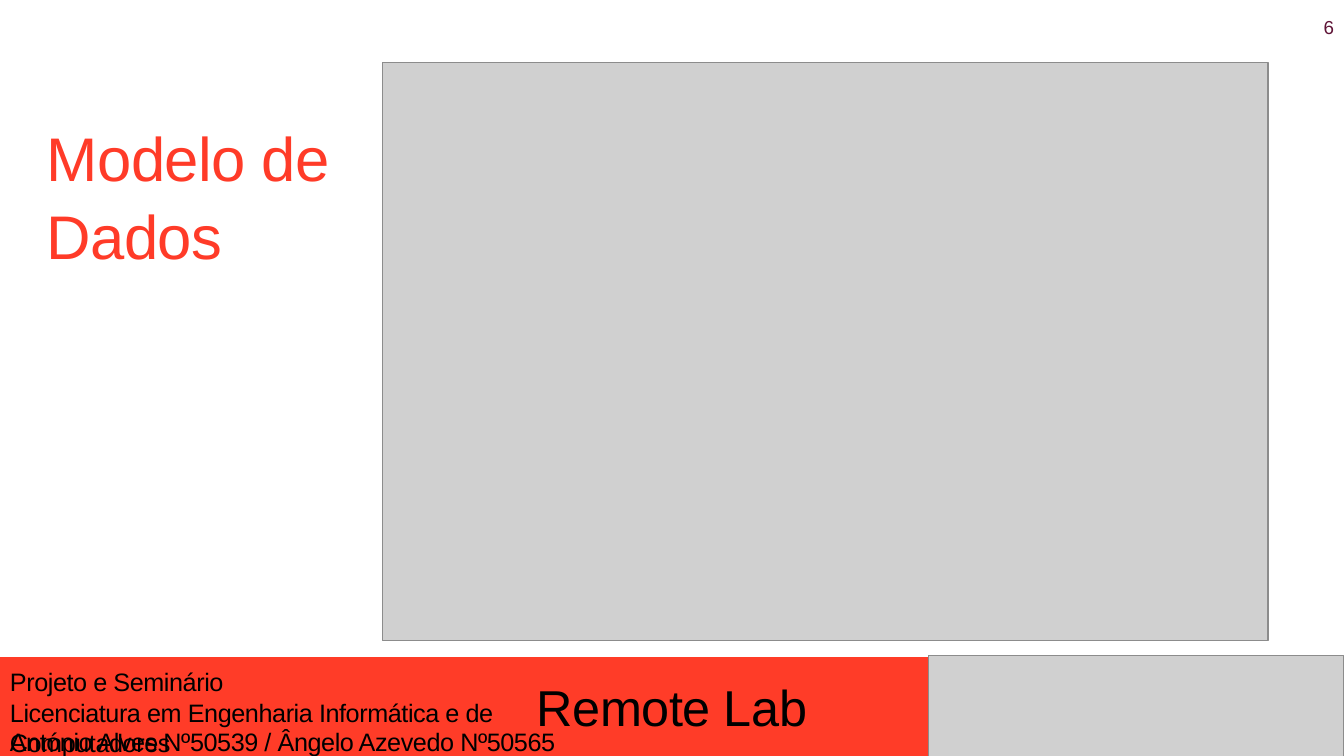
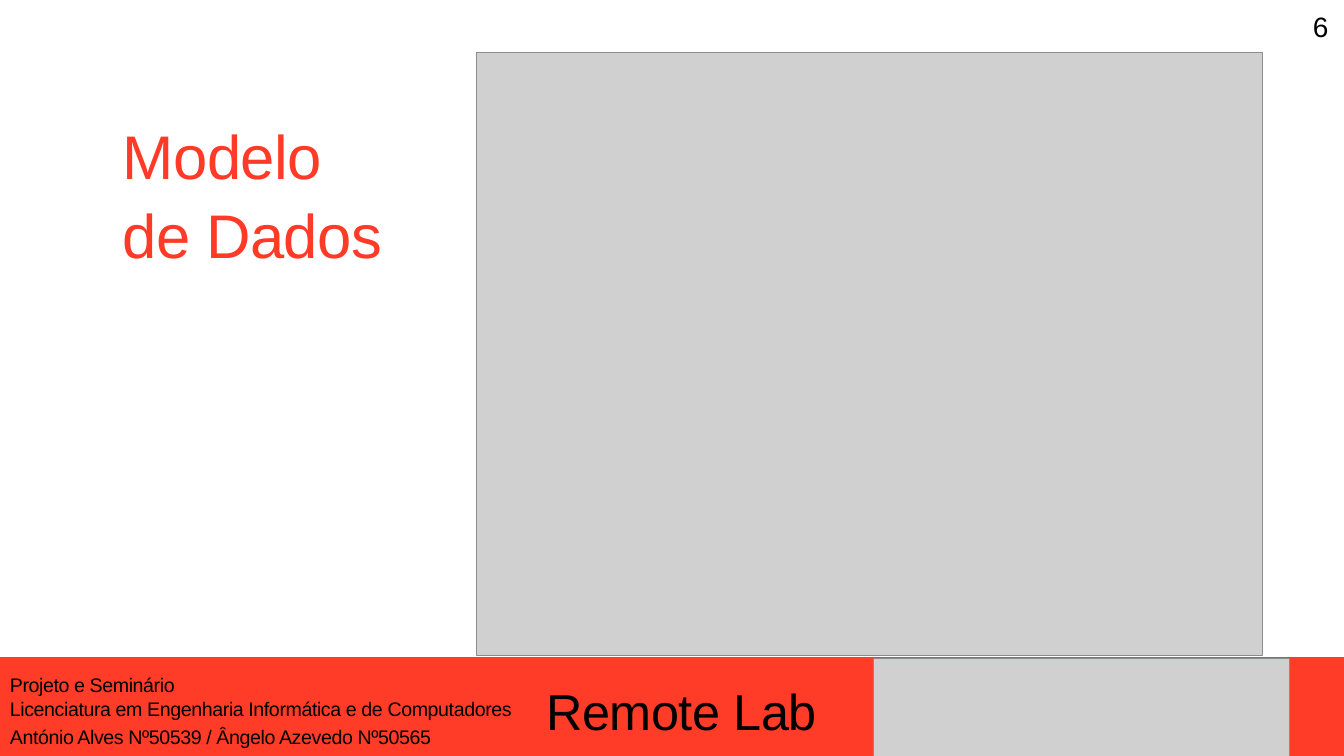
Before and after one commit to isel-remote-lab/documentation, a slide deck: slide 6 of img/ApresentacaoProgressoRL.pptx. Drawn at 1344x756 pixels with LibreOffice and Linux fonts; fonts in the diff are those of the drawing; grey boxes stand for pictures; background and template pictures are left out. Boxes give left, top, right and bottom in pixels: in the first picture for what was removed or moved away, otherwise in the second. Text is boxed around its words. In the diff, an @@ line names an element or a change of style, - is before the commit and + after.

```diff
--- a/img/ApresentacaoProgressoRL.pptx
+++ b/img/ApresentacaoProgressoRL.pptx
@@ text added at (1313, 17, 1329, 38), 20 pt, text #000000 @@
+6
@@ page number removed at (1324, 21, 1334, 34) @@
-6
@@ picture: place and size @@
-picture at (382, 63, 1268, 640)
+picture at (477, 52, 1262, 656)
@@ text at (123, 134, 382, 259): text changed @@
-Modelo de Dados
+Modelo
+de Dados
@@ picture: place and size @@
-picture at (929, 655, 1344, 756)
+picture at (874, 658, 1291, 756)
@@ text "Projeto e Seminário" at (10, 677, 512, 720): size 18 to 14 pt @@
@@ text "Remote Lab" rewrapped from (537, 689, 807, 736) to (546, 693, 816, 731) @@
@@ text "António Alves Nº50539 / Ângelo ..." at (10, 729, 431, 748): size 18 to 14 pt @@
```
Also in this commit, not shown: 8 other slides changed, 6 slides added, 10 other files.
